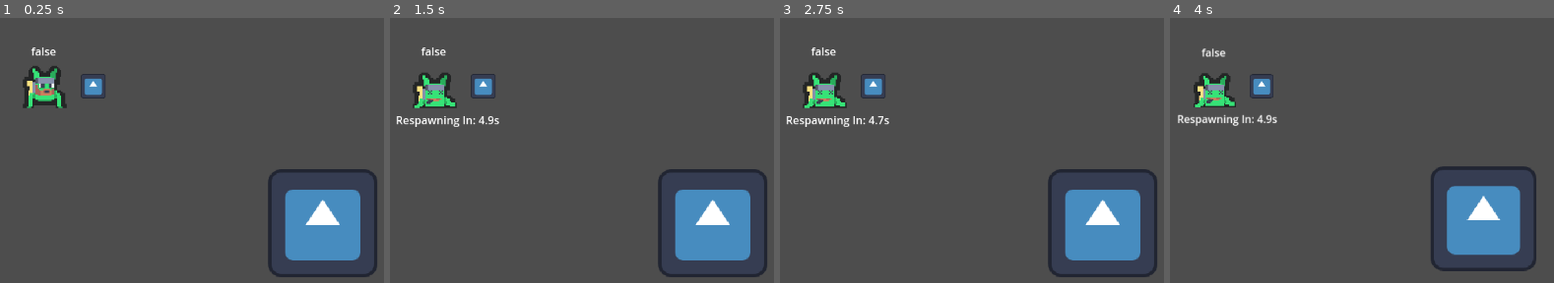
Above: before the commit, frames 1-4 (left to right).
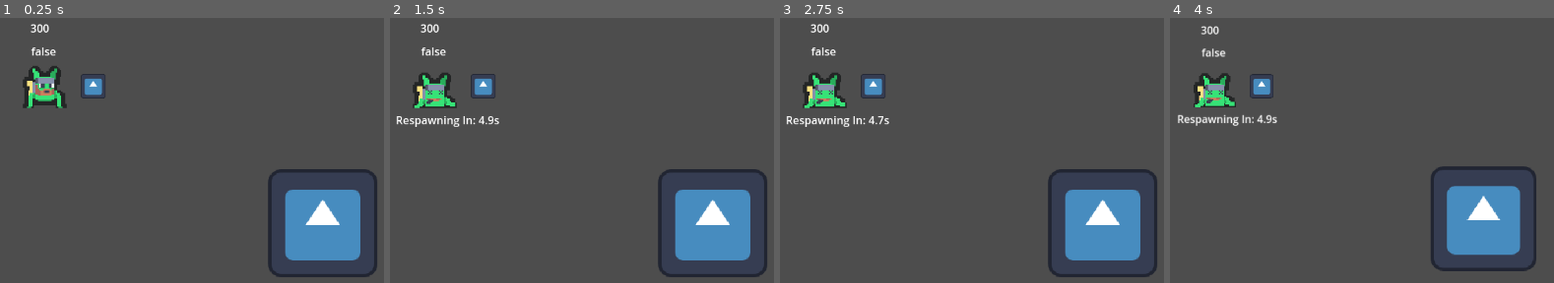
Above: after the commit, the same moments.

Repository: naixsu/CROCPNG
Game: Godot game, scene res://Scenes/Testing/TestBulletHell.tscn
Same seed, same stepped clock (60 frames per second), same inputs: the game is played once before the commit and once after it. This scene is started directly instead of the project's main scene. The engine's default icon, where the game draws it, is replaced by a stand-in: a white triangle on a blue panel in a dark square.
Inputs (mouse positions are in pixels of both pictures, inside the frame that each line leads up to):
- Up to frame 1 (0.25 s): no input
- Up to frame 2 (1.5 s): tap Enter (ui_accept) at 0.5, 0.77, 1.25 s; move the mouse to (608, 63) at 0.52 s; press the mouse at (608, 63) at 0.53 s; hold D (Right) from 0.53 s (still down); move the mouse to (outside the picture) at 1.27 s; release the mouse at (outside the picture) at 1.28 s; right-click (outside the picture) at 1.35 s
- Up to frame 3 (2.75 s): tap Enter (ui_accept) at 1.52 s; move the mouse to (outside the picture) at 2.02 s; release D (Right) at 2.03 s; hold A (Left) from 2.03 s (still down); hold = (ZoomIn) from 2.03 s (still down)
- Up to frame 4 (4 s): move the mouse to (1173, 174) at 2.77 s; release A (Left) at 2.78 s; release = (ZoomIn) at 2.78 s; hold D (Right) from 2.78 s (still down); tap - (ZoomOut) at 2.85 s; tap Enter (ui_accept) at 3.02, 3.77 s; move the mouse to (1450, 153) at 3.52 s; press the mouse at (1450, 153) at 3.53 s

The runs differ from the first frame. In frame 1, 0.1% of the frame differs, in the area x 7-13%, y 2-6%; in frame 2, 0.1%; in frame 3, 0.1%; in frame 4, 0.1%, in the area x 7-13%, y 2-7%.
Error before the commit: Attempt to call function 'connect' in base 'null instance' on a null instance. (res://Scripts/Player/Player.gd:52)
Error after the commit: Attempt to call function 'connect' in base 'null instance' on a null instance. (res://Scripts/Player/Player.gd:54)

Commit message:
Add player money (static)

Diff:
--- a/Scenes/Player/Player.tscn
+++ b/Scenes/Player/Player.tscn
@@ -185,6 +185,10 @@
 properties/11/spawn = true
 properties/11/sync = true
 properties/11/watch = false
+properties/12/path = NodePath("MoneyLabel:text")
+properties/12/spawn = true
+properties/12/sync = true
+properties/12/watch = false
 
 [node name="Player" type="CharacterBody2D" groups=["Player"]]
 collision_mask = 4
@@ -255,5 +259,11 @@
 wait_time = 5.0
 one_shot = true
 
+[node name="MoneyLabel" type="Label" parent="."]
+offset_left = -21.0
+offset_top = -97.0
+offset_right = 19.0
+offset_bottom = -74.0
+
 [connection signal="animation_finished" from="AnimatedSprite2D" to="." method="_on_animated_sprite_2d_animation_finished"]
 [connection signal="timeout" from="Respawn/RespawnTimer" to="." method="_on_respawn_timer_timeout"]
--- a/Scripts/Player/Player.gd
+++ b/Scripts/Player/Player.gd
@@ -26,6 +26,7 @@
 @onready var respawnNode = $Respawn # Avoiding variable names (resoawn)
 @onready var respawnLabel = $Respawn/RespawnLabel
 @onready var respawnTimer = $Respawn/RespawnTimer
+@onready var moneyLabel = $MoneyLabel
 
 # Signals here
 signal player_fired_bullet(bullet, pos, dir)
@@ -37,6 +38,7 @@
 @export var readyState = false # had to avoid 'ready' builtin keyword
 @export var respawn = false
 @export var displayRespawn = false
+@export var money : int = 300
 # multiplayer syncing
 #var syncPos = Vector2(0, 0)
 #var syncRot = 0
@@ -60,6 +62,7 @@
 
 func _process(delta):
 	readyLabel.text = str(readyState)
+	moneyLabel.text = str(money)
 
 	if respawn:
 		respawnTimer.start()
